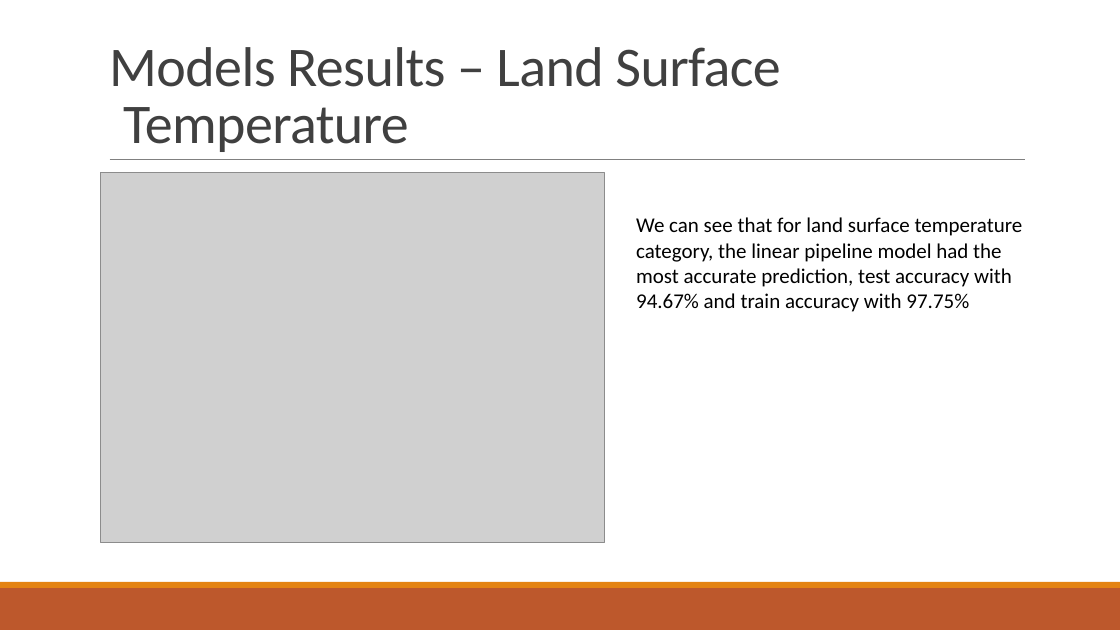
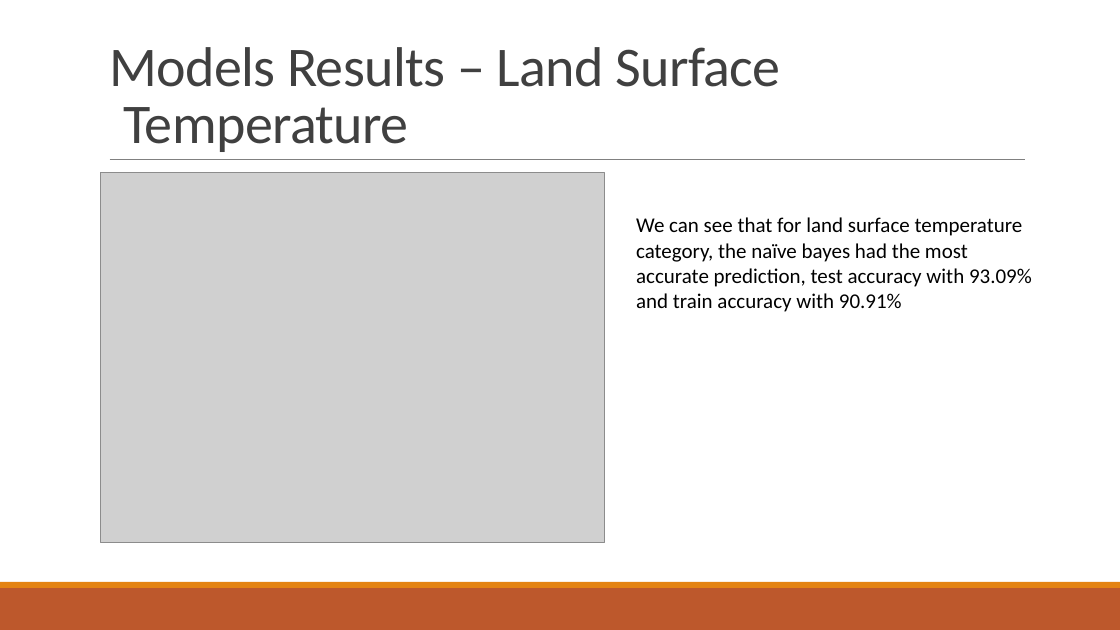
Before and after one commit to idanhoro/NASA-Heat-Maps-Prediction, a slide deck: slide 22 of Heat_Maps_presention.pptx. Drawn at 1120x630 pixels with LibreOffice and Linux fonts; fonts in the diff are those of the drawing; grey boxes stand for pictures. Boxes give left, top, right and bottom in pixels: in the first picture for what was removed or moved away, otherwise in the second. Text is boxed around its words. In the diff, an @@ line names an element or a change of style, - is before the commit and + after.

```diff
--- a/Heat_Maps_presention.pptx
+++ b/Heat_Maps_presention.pptx
@@ text at box(636, 217, 1032, 312): text changed @@
-We can see that for land surface temperature category, the linear pipeline model had the most accurate prediction, test accuracy with 94.67% and train accuracy with 97.75%
+We can see that for land surface temperature category, the naïve bayes had the most accurate prediction, test accuracy with 93.09% and train accuracy with 90.91%
```
Also in this commit, not shown: 2 other slides changed, 1 other file.
